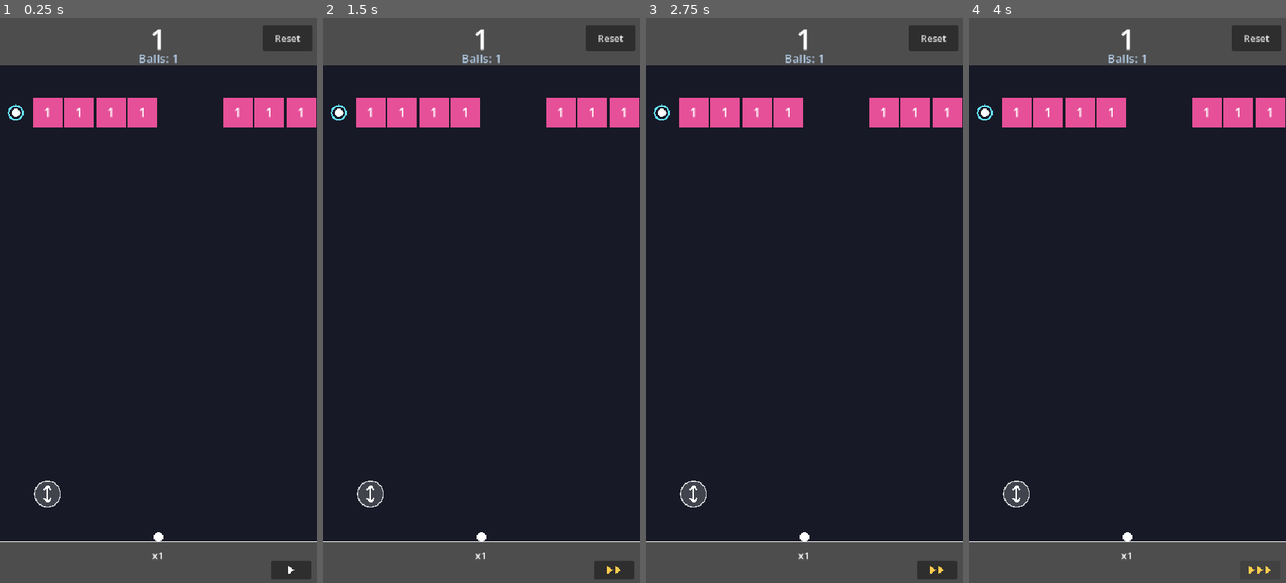
Above: before the commit, frames 1-4 (left to right).
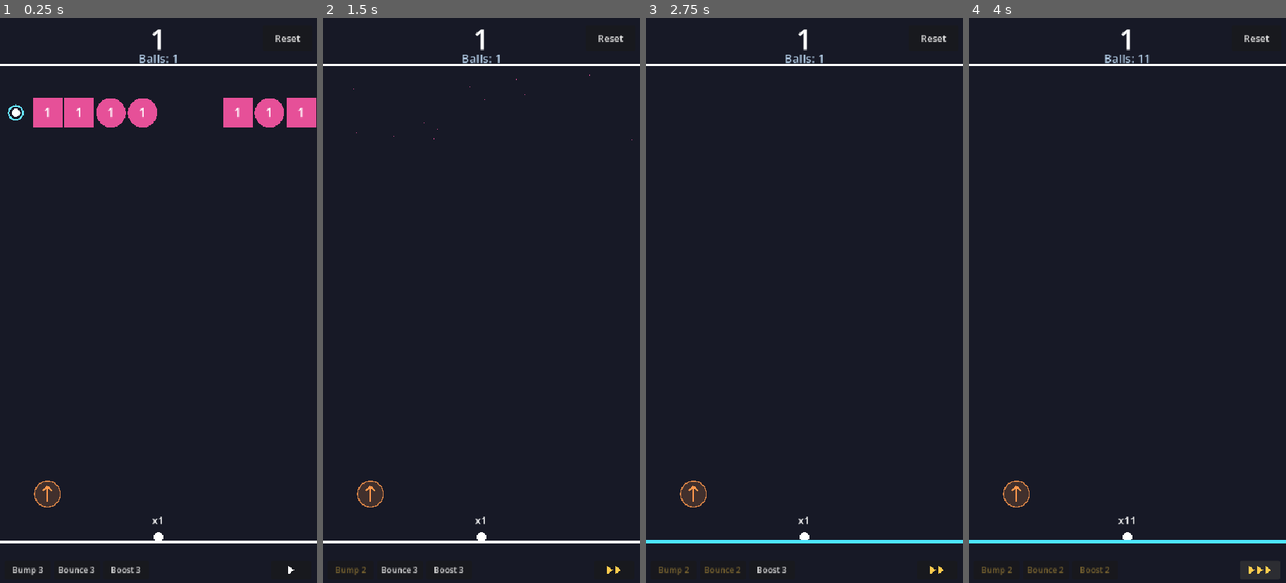
Above: after the commit, the same moments.

Repository: naymik-games/Balls
Game: Godot game, scene res://scenes/main.tscn
The game is run twice, just before and just after one commit, with the same random seed, the same clock (stepped at 60 frames per second) and the same inputs.
Inputs (mouse positions are in pixels of both pictures, inside the frame that each line leads up to):
- Up to frame 1 (0.25 s): no input
- Up to frame 2 (1.5 s): click (614, 571) at 0.52 s; click (351, 571) at 1.25 s, where only the run after the commit has a clickable "Bump 3"
- Up to frame 3 (2.75 s): click (722, 571) at 2 s, where only the run after the commit has a clickable "Bounce 3"
- Up to frame 4 (4 s): click (1095, 571) at 2.75 s, where only the run after the commit has a clickable "Boost 3"; click (1260, 571) at 3.52 s

The runs differ from the first frame. In frame 1, 15% of the frame differs, in the area x 0-100%, y 0-100%; in frame 2, 18%; in frame 3, 19%; in frame 4, 19%.

Commit message:
Prototype complete

Diff:
--- a/scenes/main.tscn
+++ b/scenes/main.tscn
@@ -5,9 +5,9 @@
 
 [node name="Main" type="Node2D" unique_id=1379665499]
 script = ExtResource("1_0wfyh")
-pickup_chance = 0.7
+pickup_chance = 0.9
 move_launcher_to_first_landing = true
-powerup_chance = 0.7
+powerup_chance = 0.8
 
 [node name="Board" type="Node2D" parent="." unique_id=977976532]
 
--- a/scripts/ball.gd
+++ b/scripts/ball.gd
@@ -11,7 +11,9 @@
 var speed := 700.0
 var floor_y := 890.0
 var active := false
+var has_split := false  # true once this ball has split, and always true for spawned balls
 
+var floor_check := Callable()
 
 func _ready() -> void:
 	collision_layer = 2  # balls
@@ -42,23 +44,28 @@
 	if collision:
 		var collider := collision.get_collider()
 		var remainder := collision.get_remainder()
-		velocity = velocity.bounce(collision.get_normal()).normalized() * speed
-		_prevent_flat_bounce()
+		velocity = bounced_dir(velocity, collision.get_normal()) * speed
 		# spend the rest of this frame's movement in the new direction
 		move_and_collide(velocity.normalized() * remainder.length())
 		if collider and collider.has_method("hit"):
 			collider.hit()
 
 	if velocity.y > 0.0 and global_position.y >= floor_y - RADIUS:
-		active = false
-		global_position.y = floor_y - RADIUS
-		landed.emit(self)
+		if floor_check.is_valid() and floor_check.call(self):
+			# Bounce is active: reflect off the floor like a wall
+			global_position.y = floor_y - RADIUS - 0.5
+			velocity = bounced_dir(velocity, Vector2.UP) * speed
+		else:
+			active = false
+			global_position.y = floor_y - RADIUS
+			landed.emit(self)
 
-
-func _prevent_flat_bounce() -> void:
-	var d := velocity.normalized()
-	if absf(d.y) < MIN_VERTICAL:
+## Direction a ball travelling along `dir` leaves in after hitting a surface with `normal`.
+## Shared with the aim preview so the prediction matches the real bounce.
+static func bounced_dir(dir: Vector2, normal: Vector2) -> Vector2:
+	var d := dir.bounce(normal).normalized()
+	if absf(d.y) < MIN_VERTICAL:  # stops near-horizontal "forever" bounces
 		var sy := signf(d.y) if d.y != 0.0 else -1.0
 		d.y = MIN_VERTICAL * sy
 		d.x = signf(d.x) * sqrt(1.0 - d.y * d.y)
-		velocity = d * speed
+	return d
--- a/scripts/block.gd
+++ b/scripts/block.gd
@@ -11,19 +11,26 @@
 
 var visual: Node2D
 var _tween: Tween
+var is_round := false
 
 
-func setup(p_hp: int, p_cell_size: float) -> void:
+func setup(p_hp: int, p_cell_size: float, p_round: bool = false) -> void:
 	hp = p_hp
 	start_hp = p_hp
 	cell_size = p_cell_size
+	is_round = p_round
 	collision_layer = 1
 	collision_mask = 0
 	add_to_group("blocks")
 	var shape := CollisionShape2D.new()
-	var rect := RectangleShape2D.new()
-	rect.size = Vector2(cell_size - 4.0, cell_size - 4.0)
-	shape.shape = rect
+	if is_round:
+		var circle := CircleShape2D.new()
+		circle.radius = (cell_size - 4.0) / 2.0
+		shape.shape = circle
+	else:
+		var rect := RectangleShape2D.new()
+		rect.size = Vector2(cell_size - 4.0, cell_size - 4.0)
+		shape.shape = rect
 	add_child(shape)
 
 	visual = Node2D.new()
@@ -95,10 +102,12 @@
 
 func _draw_visual() -> void:
 	var half := (cell_size - 4.0) / 2.0
-	visual.draw_rect(Rect2(-half, -half, half * 2.0, half * 2.0), _color_for_hp(hp))
+	if is_round:
+		visual.draw_circle(Vector2.ZERO, half, _color_for_hp(hp))
+	else:
+		visual.draw_rect(Rect2(-half, -half, half * 2.0, half * 2.0), _color_for_hp(hp))
 	visual.draw_string(ThemeDB.fallback_font, Vector2(-half, 22 * 0.35), str(hp),
 			HORIZONTAL_ALIGNMENT_CENTER, half * 2.0, 22, Color.WHITE)
 
-
 func _color_for_hp(value: int) -> Color:
 	return Color.from_hsv(fposmod(0.95 - value * 0.03, 1.0), 0.65, 0.9)
--- a/scripts/hud.gd
+++ b/scripts/hud.gd
@@ -5,7 +5,9 @@
 
 signal reset_pressed
 signal speed_pressed
+signal ability_pressed(kind: String)
 
+var _ability_buttons := {}
 var _round_label: Label
 var _balls_label: Label
 var _game_over_label: Label
@@ -43,6 +45,19 @@
 	_speed_icon.draw.connect(_draw_speed_icon)
 	speed_button.add_child(_speed_icon)
 
+		# Ability buttons (bottom left)
+	var x := 8.0
+	for a in ["bump", "bounce", "boost"]:
+		var b := Button.new()
+		b.position = Vector2(x, 922)
+		b.size = Vector2(78, 32)
+		b.focus_mode = Control.FOCUS_NONE
+		b.add_theme_font_size_override("font_size", 14)
+		b.pressed.connect(func(): ability_pressed.emit(a))
+		add_child(b)
+		_ability_buttons[a] = b
+		x += 84.0
+
 
 func _make_label(pos: Vector2, font_size: int, color: Color) -> Label:
 	var label := Label.new()
@@ -73,6 +88,12 @@
 	_game_over_label.visible = false
 
 
+func set_ability(kind: String, uses: int, enabled: bool, active: bool) -> void:
+	var b: Button = _ability_buttons[kind]
+	b.text = "%s %d" % [kind.capitalize(), uses]
+	b.disabled = not enabled
+	b.modulate = Color(1.0, 0.8, 0.3) if active else Color.WHITE
+
 func set_speed(value: int) -> void:
 	_speed = value
 	_speed_icon.queue_redraw()
--- a/scripts/main.gd
+++ b/scripts/main.gd
@@ -11,9 +11,13 @@
 const FLOOR_ROW := 15
 const LAST_ROW := FLOOR_ROW - 1       # a block reaching this row = game over
 const FLOOR_Y := CEIL_Y + FLOOR_ROW * CELL
+const HEIGHT := 960
 const SPAWN_ROW := 1                  # one block height below the ceiling
 const WALL_THICKNESS := 200.0
 const MIN_AIM_ANGLE_DEG := 5.0
+const AIM_MAX_LENGTH := 2000.0
+const AIM_COLOR := Color(0.459, 0.732, 0.487, 0.502)
+const AIM_WIDTH := 4.0
 const SPEED_STEPS := [1.0, 2.0, 3.0]
 
 const BLOCK_SCENE := preload("res://scenes/block.tscn")
@@ -23,6 +27,14 @@
 
 const POWERUP_MIN_ROW := 0
 const POWERUP_MAX_ROW := LAST_ROW - 1
+
+const ABILITIES := ["bump", "bounce", "boost"]
+const ABILITY_USES := 3
+const BOOST_BALLS := 10
+const BOUNCE_COLOR := Color(0.3, 0.9, 1.0)
+
+
+
 # --- tuning ---
 @export var ball_speed := 700.0
 @export var ball_delay := 0.08
@@ -32,19 +44,29 @@
 ## If true, the launcher moves to where the first ball landed (Ballz style).
 @export var move_launcher_to_first_landing := false
 @export_range(0.0, 1.0) var powerup_chance := 0.5
+@export_range(0, 10) var aim_bounces := 1
+@export_range(0.0, 1.0) var circle_chance := 0.2
 
 @onready var board: Node2D = $Board
 @onready var balls_node: Node2D = $Balls
 @onready var hud = $HUD
 
 
-var state := State.AIMING
+var state := State.AIMING:
+	set(v):
+		state = v
+		_refresh_abilities()
 var round_number := 1
 var ball_reserve := 1
 var launcher_x := WIDTH / 2.0
 var balls_in_flight := 0
-var aiming := false
+var aiming := false:
+	set(v):
+		aiming = v
+		_refresh_abilities()
 var aim_dir := Vector2.ZERO
+var aim_path := PackedVector2Array()  # [origin, bounce point, end point]
+var _aim_shape: CircleShape2D
 var game_id := 0
 var next_launcher_x := -1.0
 var descend_tween: Tween
@@ -52,13 +74,24 @@
 
 var speed_index := 0
 
-var powerup_types: Array = [HorizontalBeam, VerticalBeam]
+var powerup_types: Array = [HorizontalBeam, VerticalBeam, Splitter, Upper]#HorizontalBeam, VerticalBeam, Splitter, Upper
 var active_powerup: Powerup
+
+var uses_left := {}
+var used_this_round := {}
+var bounce_armed := false
+var bounce_hits_left := 0
+var temp_balls := 0
+var bumping := false
+var bump_tween: Tween
 
 func _ready() -> void:
 	_build_walls()
 	hud.reset_pressed.connect(reset_game)
 	hud.speed_pressed.connect(_cycle_speed)
+	hud.ability_pressed.connect(_on_ability_pressed)
+	_aim_shape = CircleShape2D.new()
+	_aim_shape.radius = Ball.RADIUS
 	reset_game()
 
 
@@ -91,6 +124,14 @@
 		descend_tween.kill()
 	if launcher_tween:
 		launcher_tween.kill()
+	if bump_tween:
+		bump_tween.kill()
+	bumping = false
+	uses_left = {"bump": ABILITY_USES, "bounce": ABILITY_USES, "boost": ABILITY_USES}
+	used_this_round.clear()
+	bounce_armed = false
+	bounce_hits_left = 0
+	temp_balls = 0
 	next_launcher_x = -1.0
 	for c in board.get_children():
 		c.queue_free()
@@ -105,7 +146,7 @@
 	aim_dir = Vector2.ZERO
 	hud.hide_game_over()
 	hud.set_round(round_number)
-	hud.set_balls(ball_reserve)
+	hud.set_balls(_total_balls())
 	_set_speed_index(0)
 	_spawn_row(round_number)
 	_maybe_spawn_powerup()
@@ -116,9 +157,8 @@
 # ---------------------------------------------------------------- input
 
 func _unhandled_input(event: InputEvent) -> void:
-	if state != State.AIMING:
-		return
-	# Touch is emulated as mouse by default, so this covers mobile too.
+	if state != State.AIMING or bumping:
+		return
 	if event is InputEventMouseButton and event.button_index == MOUSE_BUTTON_LEFT:
 		if event.pressed:
 			aiming = true
@@ -142,13 +182,66 @@
 	var d := pointer - _launch_origin()
 	if d.y > -10.0:
 		aim_dir = Vector2.ZERO  # pointer below launcher = no shot (release to cancel)
+		aim_path = PackedVector2Array()
 	else:
 		var min_a := deg_to_rad(MIN_AIM_ANGLE_DEG)
 		var angle := clampf(d.angle(), -PI + min_a, -min_a)
 		aim_dir = Vector2.from_angle(angle)
-	queue_redraw()
-
-
+		aim_path = _trace_aim(_launch_origin(), aim_dir)
+	queue_redraw()
+
+## Predicts the ball's route: straight to the first thing it hits, then `aim_bounces` bounces.
+## Returns ball-center positions: [origin, hit 1, hit 2, ...].
+func _trace_aim(origin: Vector2, dir: Vector2) -> PackedVector2Array:
+	var path := PackedVector2Array([origin])
+	var pos := origin
+	for i in aim_bounces + 1:
+		var hit := _sweep_ball(pos, dir)
+		path.append(hit.pos)
+		if hit.normal == Vector2.ZERO:  # reached the floor, nothing to bounce off
+			break
+		dir = Ball.bounced_dir(dir, hit.normal)
+		# start a hair off the surface so the next sweep doesn't re-hit it
+		pos = hit.pos + hit.normal * 0.5
+	return path
+
+
+## Slides a ball-sized circle from `from` along `dir` until it touches a wall or block,
+## or reaches the floor. Returns {pos: where it stops, normal: surface normal, or ZERO
+## if it didn't hit anything solid}.
+func _sweep_ball(from: Vector2, dir: Vector2) -> Dictionary:
+	var motion := dir * AIM_MAX_LENGTH
+	var params := PhysicsShapeQueryParameters2D.new()
+	params.shape = _aim_shape
+	params.transform = Transform2D(0.0, from)
+	params.motion = motion
+	params.collision_mask = 1  # walls + blocks, same as Ball
+
+	var space := get_world_2d().direct_space_state
+	var fractions := space.cast_motion(params)  # [safe, unsafe]; [1, 1] = no hit
+	var safe: float = fractions[0]
+	var unsafe: float = fractions[1]
+	var pos := from + motion * safe
+	var normal := Vector2.ZERO
+
+	if unsafe < 1.0:
+		# ask the physics server which way the surface faces at the contact point
+		params.transform = Transform2D(0.0, from + motion * unsafe)
+		params.motion = Vector2.ZERO
+		params.margin = 1.0
+		var rest := space.get_rest_info(params)
+		normal = rest["normal"] if not rest.is_empty() else -dir
+		if normal.dot(dir) > 0.0:  # must face back toward the ball
+			normal = -normal
+
+	# a ball heading down lands on the floor instead
+	if dir.y > 0.0:
+		var floor_dist := (FLOOR_Y - Ball.RADIUS - from.y) / dir.y
+		if floor_dist < pos.distance_to(from):
+			pos = from + dir * floor_dist
+			normal = Vector2.ZERO
+
+	return {"pos": pos, "normal": normal}
 # ---------------------------------------------------------------- round flow
 
 func _fire(dir: Vector2) -> void:
@@ -156,22 +249,48 @@
 	var origin := _launch_origin()
 	next_launcher_x = -1.0
 	var my_game := game_id
-	var to_launch := ball_reserve
+	var to_launch := _total_balls()
+	if bounce_armed:
+		bounce_armed = false
+		bounce_hits_left = to_launch   # one floor hit per ball launched
 	balls_in_flight = to_launch
 	queue_redraw()
 
 	for i in to_launch:
 		if my_game != game_id:
 			return
-		var ball: Ball = BALL_SCENE.instantiate()
-		ball.speed = ball_speed
-		ball.floor_y = FLOOR_Y
-		ball.position = origin
-		ball.landed.connect(_on_ball_landed)
-		balls_node.add_child(ball)
-		ball.launch(dir)
+		spawn_ball(origin, dir)
 		await get_tree().create_timer(ball_delay).timeout
 
+
+func spawn_ball(pos: Vector2, dir: Vector2) -> Ball:
+	var ball: Ball = BALL_SCENE.instantiate()
+	ball.speed = ball_speed
+	ball.floor_y = FLOOR_Y
+	ball.position = pos
+	ball.landed.connect(_on_ball_landed)
+	ball.floor_check = _try_floor_bounce
+	balls_node.add_child(ball)
+	ball.launch(dir)
+	return ball
+
+
+## Temporary ball from a splitter. It isn't part of the reserve, but it is counted
+## in flight so the round can't end while it's still bouncing around.
+func spawn_extra_ball(pos: Vector2, dir: Vector2) -> void:
+	balls_in_flight += 1
+	_add_extra_ball.call_deferred(pos, dir)  # can't add physics bodies mid-collision callback
+
+
+func _add_extra_ball(pos: Vector2, dir: Vector2) -> void:
+	var ball := spawn_ball(pos, dir)
+	ball.has_split = true
+
+
+## Same angle range as the player's aim.
+func random_up_dir() -> Vector2:
+	var min_a := deg_to_rad(MIN_AIM_ANGLE_DEG)
+	return Vector2.from_angle(randf_range(-PI + min_a, -min_a))
 
 func _on_ball_landed(ball: Ball) -> void:
 	if next_launcher_x < 0.0 and move_launcher_to_first_landing:
@@ -200,6 +319,10 @@
 	var my_game := game_id
 	_set_speed_index(0)
 	_remove_powerup()
+	bounce_hits_left = 0
+	temp_balls = 0
+	used_this_round.clear()
+	hud.set_balls(ball_reserve)
 	round_number += 1
 	#if next_launcher_x >= 0.0:
 		#launcher_x = next_launcher_x
@@ -260,7 +383,7 @@
 
 func _add_block(col: int, row: int, hp: int) -> void:
 	var b: Block = BLOCK_SCENE.instantiate()
-	b.setup(hp, CELL)
+	b.setup(hp, CELL, randf() < circle_chance)
 	b.col = col
 	b.row = row
 	b.position = Vector2(_col_to_x(col), _row_to_y(row))
@@ -292,7 +415,7 @@
 
 func _on_pickup_collected(_pickup: BallPickup) -> void:
 	ball_reserve += 1
-	hud.set_balls(ball_reserve)
+	hud.set_balls(_total_balls())
 
 
 # ---------------------------------------------------------------- powerups
@@ -354,16 +477,103 @@
 	return board.get_children().filter(
 			func(n): return n is Block and not n.dying and n.col == col)
 
+
+# ---------------------------------------------------------------- abilities
+
+func _total_balls() -> int:
+	return ball_reserve + temp_balls
+
+
+func _refresh_abilities() -> void:
+	if hud == null:
+		return
+	var can_use := state == State.AIMING and not aiming and not bumping
+	for a in ABILITIES:
+		var used: bool = used_this_round.has(a)
+		hud.set_ability(a, uses_left[a], can_use and uses_left[a] > 0 and not used, used)
+
+
+func _on_ability_pressed(kind: String) -> void:
+	if state != State.AIMING or aiming or bumping:
+		return
+	if uses_left[kind] <= 0 or used_this_round.has(kind):
+		return
+	match kind:
+		"bump":
+			if not _activate_bump():
+				return
+		"bounce":
+			bounce_armed = true
+		"boost":
+			temp_balls = BOOST_BALLS
+			hud.set_balls(_total_balls())
+	uses_left[kind] -= 1
+	used_this_round[kind] = true
+	_refresh_abilities()
+	queue_redraw()
+
+
+## Pops everything in the top row, then slides the rest up one row.
+func _activate_bump() -> bool:
+	var nodes: Array = board.get_children().filter(
+			func(n): return not (n is Block and n.dying))
+	if nodes.is_empty():
+		return false  # nothing to bump, don't spend a use
+	bumping = true
+	bump_tween = create_tween().set_parallel(true)
+	for n in nodes:
+		if n.row <= SPAWN_ROW:
+			if n is Block:
+				n.hit(n.hp)  # normal destroy effect
+			else:
+				n.queue_free()  # ball pickup in the top row is lost
+		else:
+			n.row -= 1
+			bump_tween.tween_property(n, "position:y", _row_to_y(n.row), 0.25)
+	bump_tween.chain().tween_callback(_on_bump_done)
+	return true
+
+
+func _on_bump_done() -> void:
+	bumping = false
+	_refresh_abilities()
+
+
+## Called by each ball when it reaches the floor. True = reflect instead of landing.
+func _try_floor_bounce(_ball: Ball) -> bool:
+	if bounce_hits_left <= 0:
+		return false
+	bounce_hits_left -= 1
+	queue_redraw()
+	return true
+
+
 # ---------------------------------------------------------------- drawing
 
 func _draw() -> void:
-	draw_rect(Rect2(0, CEIL_Y, WIDTH, FLOOR_Y - CEIL_Y), Color(0.09, 0.10, 0.15))
-	draw_line(Vector2(0, FLOOR_Y), Vector2(WIDTH, FLOOR_Y), Color.WHITE, 2.0)
+	#draw_rect(Rect2(0, 0, WIDTH, CEIL_Y), Color(0.09, 0.10, 0.15))
+	#draw_line(Vector2(0, CEIL_Y), Vector2(WIDTH, CEIL_Y), Color.WHITE, 2.0)
+	#
+	#draw_rect(Rect2(0, CEIL_Y, WIDTH, FLOOR_Y - CEIL_Y), Color(0.09, 0.10, 0.15))
+	#
+	#draw_rect(Rect2(0, FLOOR_Y, WIDTH, HEIGHT - FLOOR_Y), Color(0.09, 0.10, 0.15))
+	#
+	#draw_line(Vector2(0, FLOOR_Y), Vector2(WIDTH, FLOOR_Y), Color.WHITE, 2.0)
+	draw_rect(Rect2(0, 0, WIDTH, HEIGHT), Color(0.09, 0.10, 0.15))
+	draw_line(Vector2(0, CEIL_Y), Vector2(WIDTH, CEIL_Y), Color.WHITE, 4.0)
+	draw_line(Vector2(0, FLOOR_Y), Vector2(WIDTH, FLOOR_Y), Color.WHITE, 4.0)
 
 	var origin := _launch_origin()
 	draw_circle(origin, Ball.RADIUS, Color.WHITE)
 	if state == State.AIMING:
-		draw_string(ThemeDB.fallback_font, Vector2(launcher_x - 30.0, FLOOR_Y + 30.0),
-				"x%d" % ball_reserve, HORIZONTAL_ALIGNMENT_CENTER, 60.0, 18, Color.WHITE)
+		draw_string(ThemeDB.fallback_font, Vector2(launcher_x - 30.0, FLOOR_Y - 30.0),
+				"x%d" % _total_balls(), HORIZONTAL_ALIGNMENT_CENTER, 60.0, 18, Color.WHITE)
 		if aim_dir != Vector2.ZERO:
-			draw_dashed_line(origin, origin + aim_dir * 600.0, Color(1, 1, 1, 0.5), 2.0, 8.0)
+			if aim_dir != Vector2.ZERO and aim_path.size() >= 2:
+				for i in aim_path.size() - 1:
+					draw_dashed_line(aim_path[i], aim_path[i + 1], AIM_COLOR, AIM_WIDTH, 8.0)
+		if bounce_armed or bounce_hits_left > 0:
+			draw_line(Vector2(0, FLOOR_Y), Vector2(WIDTH, FLOOR_Y), BOUNCE_COLOR, 6.0)
+			if bounce_hits_left > 0:
+				draw_string(ThemeDB.fallback_font, Vector2(WIDTH - 90.0, FLOOR_Y - 10.0),
+						"Bounce %d" % bounce_hits_left, HORIZONTAL_ALIGNMENT_RIGHT, 80.0, 16, BOUNCE_COLOR)
--- /dev/null
+++ b/scripts/splitter.gd
@@ -0,0 +1,25 @@
+class_name Splitter
+extends Powerup
+## The first time each ball crosses it, spawns one temporary extra ball.
+## Spawned balls arrive with has_split = true, so they never split.
+
+
+func _init() -> void:
+	color = Color(0.5, 1.0, 0.5)
+	single_use = false  # every ball gets its own split
+
+
+func apply(ball: Ball, game) -> void:
+	if ball.has_split:
+		return
+	ball.has_split = true
+	game.spawn_extra_ball(position, game.random_up_dir())
+
+
+func _draw_icon() -> void:
+	# a stem that forks into two balls
+	draw_line(Vector2(0, 12), Vector2.ZERO, color, 3.0)
+	draw_line(Vector2.ZERO, Vector2(-10, -11), color, 3.0)
+	draw_line(Vector2.ZERO, Vector2(10, -11), color, 3.0)
+	draw_circle(Vector2(-10, -11), 3.5, color)
+	draw_circle(Vector2(10, -11), 3.5, color)
--- /dev/null
+++ b/scripts/upper.gd
@@ -0,0 +1,19 @@
+class_name Upper
+extends Powerup
+## Any ball that crosses it is relaunched at a random upward angle. Unlimited uses.
+
+
+func _init() -> void:
+	color = Color(1.0, 0.6, 0.3)
+	single_use = false
+
+
+func apply(ball: Ball, game) -> void:
+	ball.launch(game.random_up_dir())
+
+
+func _draw_icon() -> void:
+	# up arrow
+	draw_line(Vector2(0, 13), Vector2(0, -13), color, 3.0)
+	draw_line(Vector2(0, -13), Vector2(-8, -5), color, 3.0)
+	draw_line(Vector2(0, -13), Vector2(8, -5), color, 3.0)
Not shown, added: scripts/splitter.gd.uid
Not shown, added: scripts/upper.gd.uid
